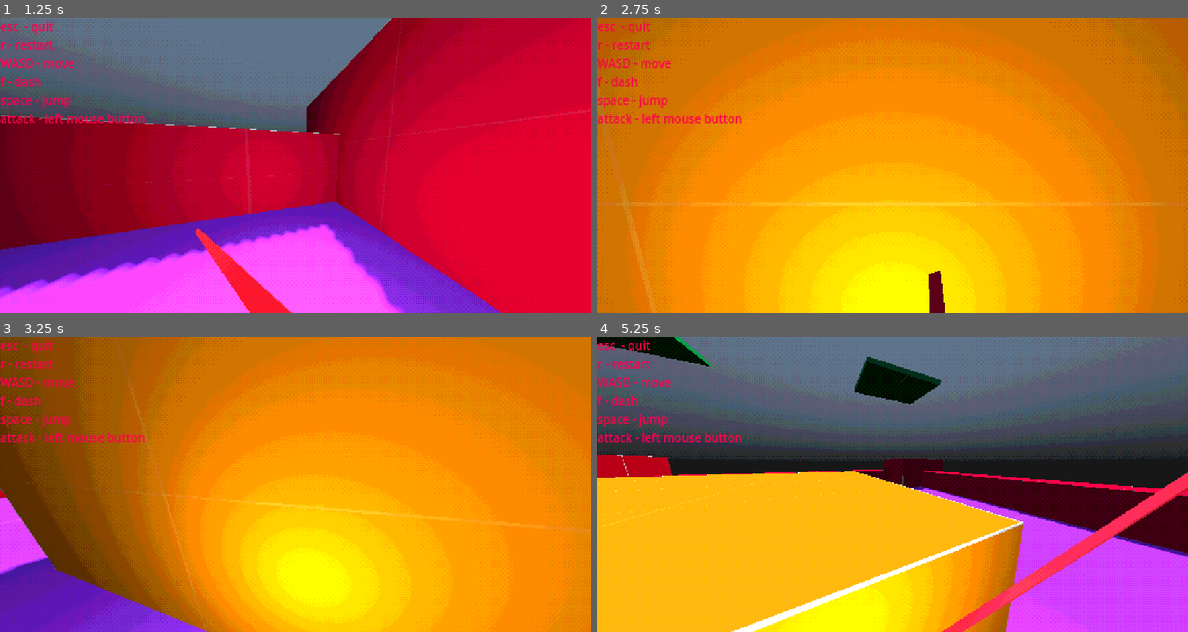
Above: before the commit, frames 1-4 (two rows, left to right).
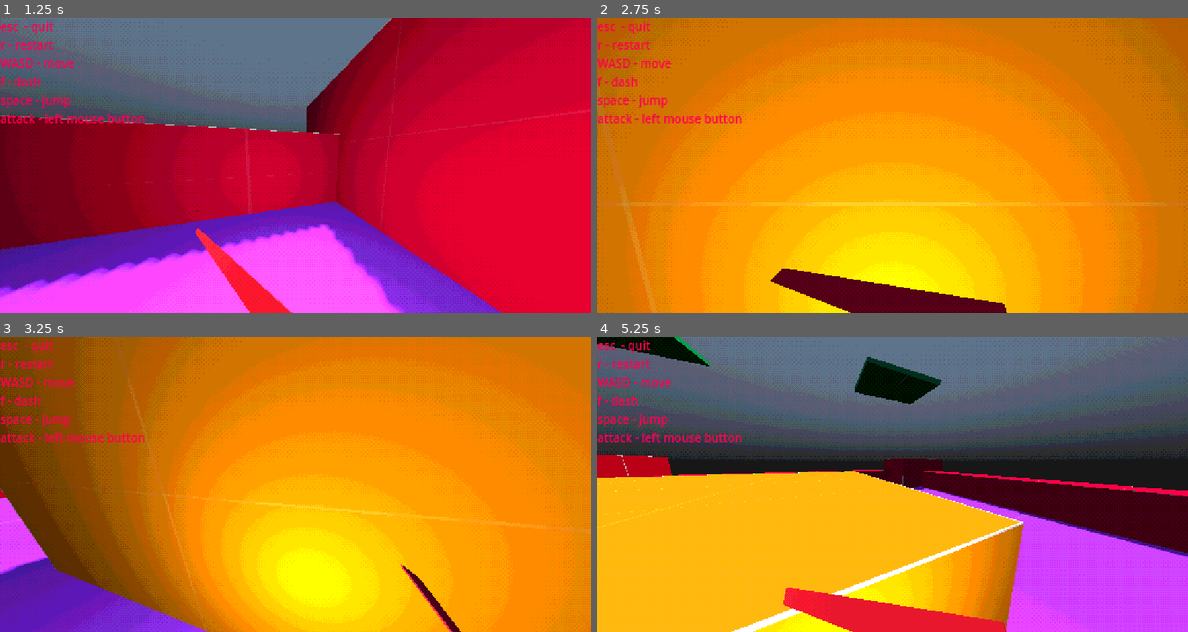
Above: after the commit, the same moments.

Repository: aru24sin/Blade
Game: Godot game, scene res://src/world/postprocessing.tscn
Two runs of this game, one before a commit and one after it. Both use one fixed random seed, a clock stepped at 60 frames per second and the inputs below. The engine's default icon, where the game draws it, is replaced by a stand-in: a white triangle on a blue panel in a dark square.
Inputs (mouse positions are in pixels of both pictures, inside the frame that each line leads up to):
- Up to frame 1 (1.25 s): tap Enter at 0.5 s; move the mouse to (325, 165) at 0.52 s; hold Up (ui_up) from 0.53 s (still down); click (325, 165) at 0.6 s; tap F (f) at 0.8 s
- Up to frame 2 (2.75 s): keep holding Up (ui_up); move the mouse to (862, 165) at 1.27 s; tap F (f) at 1.35 s; tap R (r) at 1.55, 2.1 s; move the mouse to (904, 159) at 2.02 s; click (904, 159) at 2.3 s
- Up to frame 3 (3.25 s): keep holding Up (ui_up); move the mouse to (289, 490) at 2.77 s; click (289, 490) at 2.85 s; tap F (f) at 3.05 s
- Up to frame 4 (5.25 s): keep holding Up (ui_up); move the mouse to (933, 487) at 3.52 s; tap F (f) at 3.6 s; tap R (r) at 3.8, 4.35 s; move the mouse to (845, 481) at 4.27 s; click (845, 481) at 4.55 s; move the mouse to (898, 484) at 5.02 s; tap Space (space) at 5.1 s

Frame 1 is identical in both runs. In frame 2, 3.0% of the frame differs, in the area x 29-70%, y 85-100%; in frame 3, 0.4%; in frame 4, 4.7%, in the area x 31-100%, y 45-100%.

Commit message:
Created second attack animation

Diff:
--- a/src/player/player3d.gd
+++ b/src/player/player3d.gd
@@ -22,6 +22,7 @@
 var extraVel := Vector3.ZERO
 var stamina_timer := 0.0
 var is_using_stamina := false
+var attackCount = 0
 
 @onready var camera = $head/Camera3D
 @onready var raycast = $head/Camera3D/RayCast3D
@@ -68,7 +69,12 @@
 	vel.y = ySpeed
 
 	if Input.is_action_just_pressed("attack"):
-		$AnimationPlayer.play("sword attack")
+		attackCount += 1
+		if attackCount == 1:
+			$AnimationPlayer.play("sword attack")
+		else:
+			$AnimationPlayer.play("sword attack 2")
+			attackCount = 0
 		attack(damage)
 
 	# Dashing with stamina check
--- a/src/player/player3d.tscn
+++ b/src/player/player3d.tscn
@@ -83,7 +83,7 @@
 
 [sub_resource type="Animation" id="Animation_3fw4r"]
 resource_name = "sword attack"
-length = 0.6
+length = 0.2
 tracks/0/type = "value"
 tracks/0/imported = false
 tracks/0/enabled = true
@@ -91,10 +91,10 @@
 tracks/0/interp = 1
 tracks/0/loop_wrap = true
 tracks/0/keys = {
-"times": PackedFloat32Array(0, 0.2, 0.6),
-"transitions": PackedFloat32Array(1, 1, 1),
+"times": PackedFloat32Array(0, 0.2),
+"transitions": PackedFloat32Array(1, 1),
 "update": 0,
-"values": [Vector3(0.926263, 0.289659, -0.618038), Vector3(-0.659324, 0.0636213, -0.618038), Vector3(0.926263, 0.289659, -0.618038)]
+"values": [Vector3(0.926263, 0.289659, -0.618038), Vector3(-0.659324, 0.0636213, -0.618038)]
 }
 tracks/1/type = "value"
 tracks/1/imported = false
@@ -103,10 +103,38 @@
 tracks/1/interp = 1
 tracks/1/loop_wrap = true
 tracks/1/keys = {
-"times": PackedFloat32Array(0, 0.2, 0.6),
+"times": PackedFloat32Array(0, 0.2),
+"transitions": PackedFloat32Array(1, 1),
+"update": 0,
+"values": [Vector3(-0.0242317, -0.0619017, -0.858028), Vector3(-0.659747, 2.93863, -2.13913)]
+}
+
+[sub_resource type="Animation" id="Animation_2tg1y"]
+resource_name = "sword attack 2"
+length = 0.2
+tracks/0/type = "value"
+tracks/0/imported = false
+tracks/0/enabled = true
+tracks/0/path = NodePath("head/CSGMesh3D:position")
+tracks/0/interp = 1
+tracks/0/loop_wrap = true
+tracks/0/keys = {
+"times": PackedFloat32Array(0, 0.0333333, 0.2),
 "transitions": PackedFloat32Array(1, 1, 1),
 "update": 0,
-"values": [Vector3(-0.0242317, -0.0619017, -0.858028), Vector3(-0.659747, 2.93863, -2.13913), Vector3(-0.0242317, -0.0619017, -0.858028)]
+"values": [Vector3(-0.659324, 0.0636213, -0.618038), Vector3(-1.0478, -0.15223, -0.669703), Vector3(0.800392, 0.126734, -0.293076)]
+}
+tracks/1/type = "value"
+tracks/1/imported = false
+tracks/1/enabled = true
+tracks/1/path = NodePath("head/CSGMesh3D:rotation")
+tracks/1/interp = 1
+tracks/1/loop_wrap = true
+tracks/1/keys = {
+"times": PackedFloat32Array(0, 0.0333333, 0.2),
+"transitions": PackedFloat32Array(1, 1, 1),
+"update": 0,
+"values": [Vector3(-0.659747, 2.93863, -2.13913), Vector3(0.0105456, -0.00138643, 1.96931), Vector3(0.24608, -1.04919, 0.489252)]
 }
 
 [sub_resource type="AnimationLibrary" id="AnimationLibrary_fruwa"]
@@ -114,7 +142,8 @@
 "RESET": SubResource("Animation_mnxf2"),
 "camera_fov": SubResource("Animation_3up5k"),
 "camera_reset": SubResource("Animation_swift"),
-"sword attack": SubResource("Animation_3fw4r")
+"sword attack": SubResource("Animation_3fw4r"),
+"sword attack 2": SubResource("Animation_2tg1y")
 }
 
 [node name="player" type="CharacterBody3D" groups=["player"]]
@@ -146,7 +175,7 @@
 target_position = Vector3(0, 0, -1)
 
 [node name="CSGMesh3D" type="CSGMesh3D" parent="head"]
-transform = Transform3D(0.00814697, 0.56268, -0.00308756, -0.00233898, 1.97346, -0.000647482, 0.000498825, 0.0636215, 0.047391, 0.981446, 0.466701, -0.618038)
+transform = Transform3D(0.00814697, 0.562681, -0.00308756, -0.00233898, 1.97346, -0.000647482, 0.000498825, 0.0636216, 0.047391, 0.981446, 0.466701, -0.618038)
 mesh = SubResource("BoxMesh_ex6p7")
 material = SubResource("StandardMaterial3D_hhxvi")
 
Not shown: 1 places in src/player/player3d.tscn that only renumber resources
